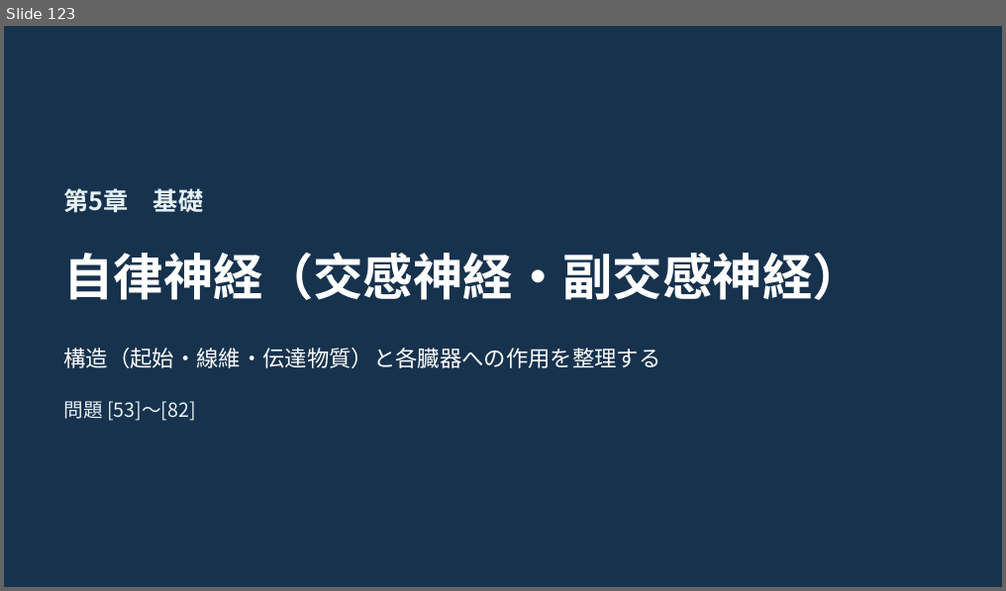
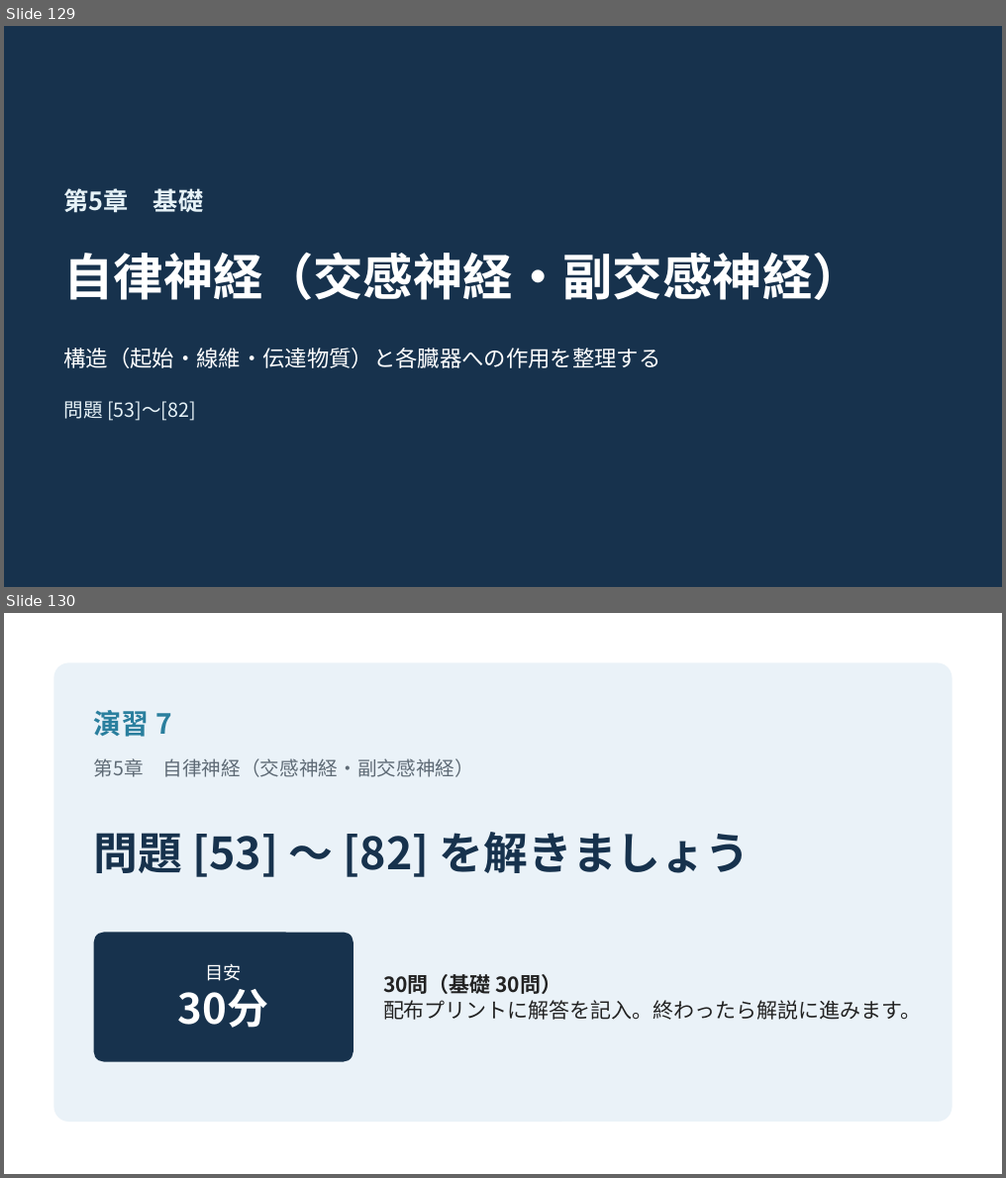
Before and after one commit to snowlife0211-pixel/bookish-fishstick, a slide deck: materials/神経系 総合演習_解説（統合版）.pptx. Shown one above the other, each under a label of ours: slide 123 before the commit, slides 129 and 130 after it. The pictures are 1006x591 and 1006x1178 pixels, drawn with LibreOffice and Linux fonts; fonts in the diff are those of the drawing. Boxes give left, top, right and bottom in pixels: in the first picture for what was removed or moved away, otherwise in the second. Text is boxed around its words. In the diff, an @@ line names an element or a change of style, - is before the commit and + after.

```diff
--- a/materials/神経系 総合演習_解説（統合版）.pptx
+++ b/materials/神経系 総合演習_解説（統合版）.pptx
@@ slide 130 added at [4, 613, 1002, 1174], background #FFFFFF @@
@@ rounded rectangle added at [54, 663, 952, 1122], fill #EAF2F8 @@
@@ text added at [94, 710, 172, 737], 20 pt, text #2A7F9E, bold @@
+演習 7
@@ text added at [94, 759, 474, 777], 14 pt, text #5F6B76 @@
+第5章 自律神経（交感神経・副交感神経）
@@ text added at [94, 832, 750, 877], 32 pt, text #17324D, bold @@
+問題 [53] 〜 [82] を解きましょう
@@ rounded rectangle added at [94, 933, 353, 1062], fill #17324D @@
@@ text added at [178, 963, 269, 1028], 30 pt, text #FFFFFF, bold @@
+目安
+30分
@@ text added at [383, 974, 922, 1020], 15 pt, text #222222 @@
+30問（基礎 30問）
+配布プリントに解答を記入。終わったら解説に進みます。
@@ what was slide 123 is now slide 129 @@
```
Also in this commit, not shown: 7 other slides added, 6 other files.
